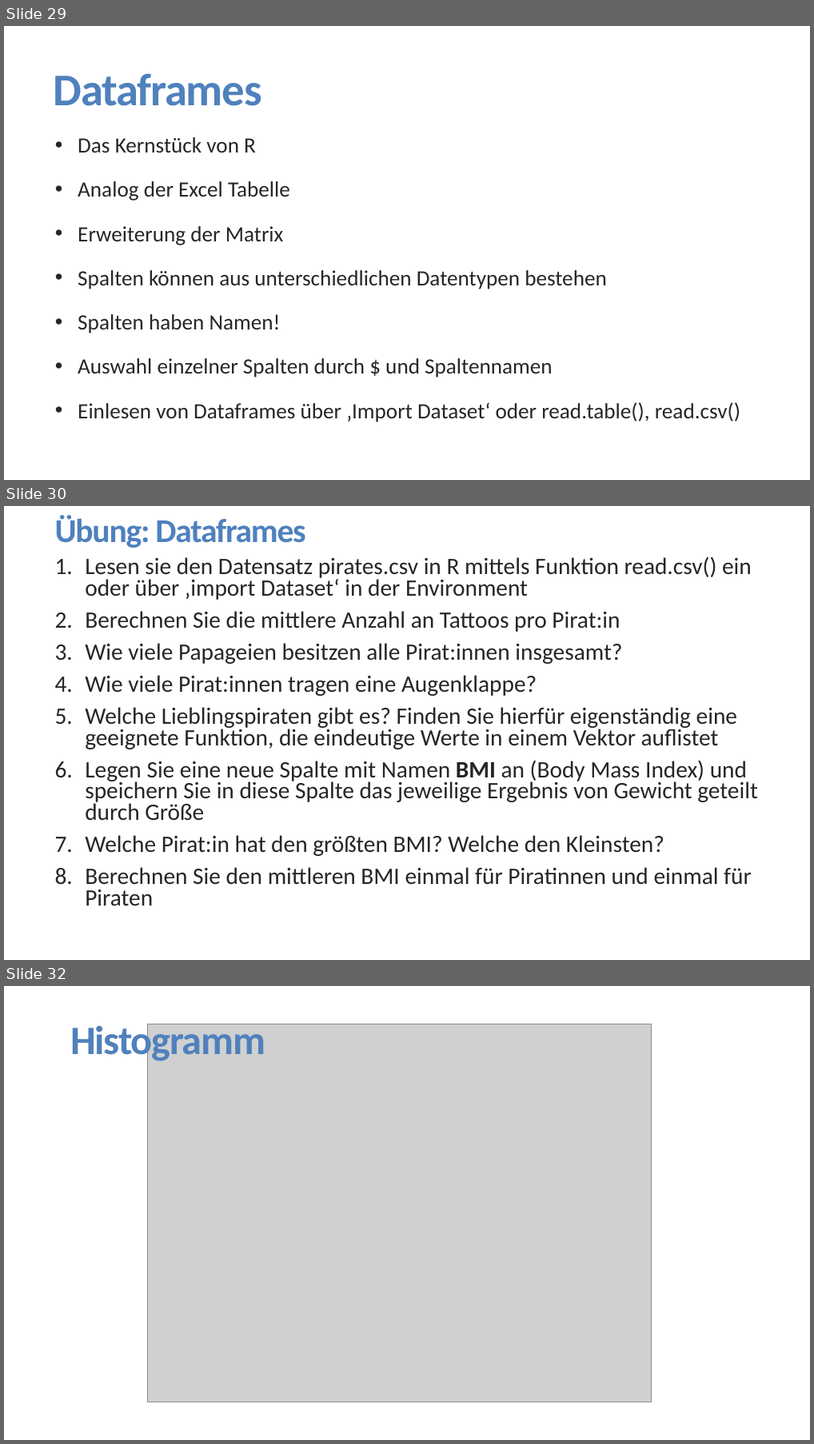
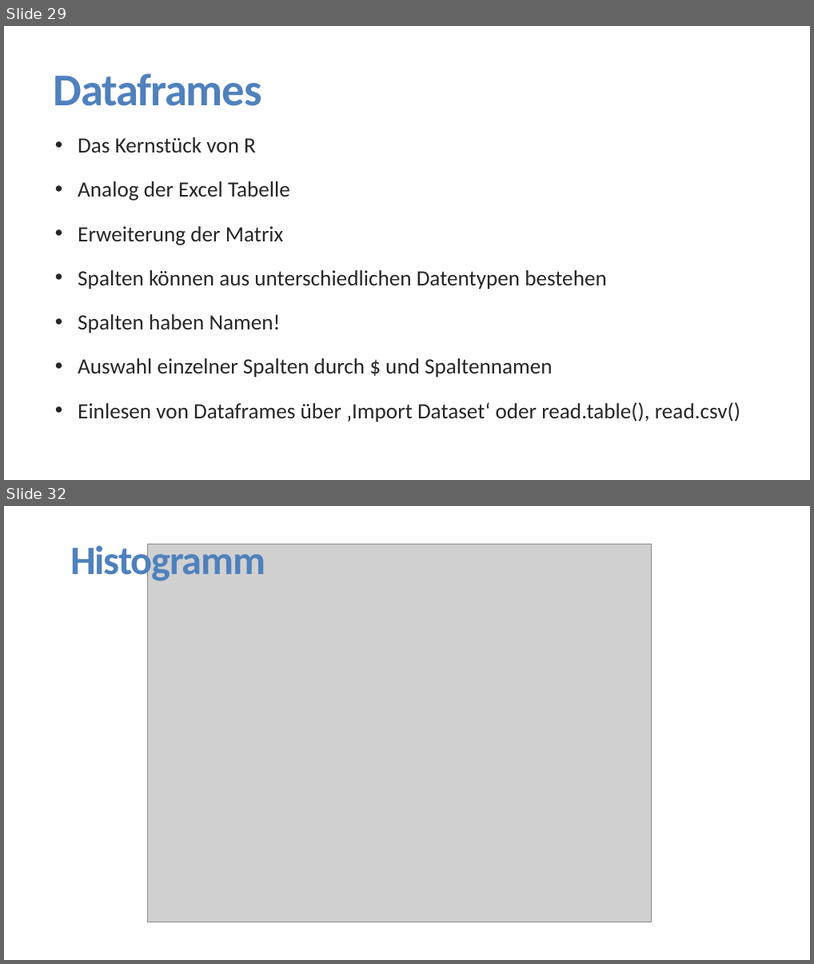
Before and after one commit to FlorianKeppeler/RKurs, a slide deck: Präsentationen/Einführung in R.pptx. Shown one above the other, each under a label of ours: slides 29, 30 and 32 before the commit, slides 29 and 32 after it; the slides between them are not shown. The pictures are 814x1444 and 814x964 pixels, drawn with LibreOffice and Linux fonts; fonts in the diff are those of the drawing; grey boxes stand for pictures. Boxes give left, top, right and bottom in pixels: in the first picture for what was removed or moved away, otherwise in the second. Text is boxed around its words. In the diff, an @@ line names an element or a change of style, - is before the commit and + after.

Commit message:
Alle Übungen als eigene Dokumente aus der Powerpoint exportiert

```diff
--- a/Präsentationen/Einführung in R.pptx
+++ b/Präsentationen/Einführung in R.pptx
@@ slide 30 removed at (4, 506, 810, 960), background #FFFFFF @@
@@ title removed at (55, 515, 306, 548) @@
-Übung: Dataframes
@@ text removed at (85, 556, 758, 906) @@
-1. Lesen sie den Datensatz pirates.csv in R mittels Funktion read.csv() ein oder über ‚import Dataset‘ in der Environment
-2. Berechnen Sie die mittlere Anzahl an Tattoos pro Pirat:in
-3. Wie viele Papageien besitzen alle Pirat:innen insgesamt?
-4. Wie viele Pirat:innen tragen eine Augenklappe?
-5. Welche Lieblingspiraten gibt es? Finden Sie hierfür eigenständig eine geeignete Funktion, die eindeutige Werte in einem Vektor auflistet
-6. Legen Sie eine neue Spalte mit Namen BMI an (Body Mass Index) und speichern Sie in diese Spalte das jeweilige Ergebnis von Gewicht geteilt durch Größe
-7. Welche Pirat:in hat den größten BMI? Welche den Kleinsten?
-8. Berechnen Sie den mittleren BMI einmal für Piratinnen und einmal für Piraten
```
Also in this commit, not shown: 4 slides changed, 8 slides added, 7 other slides removed, 10 other files.
